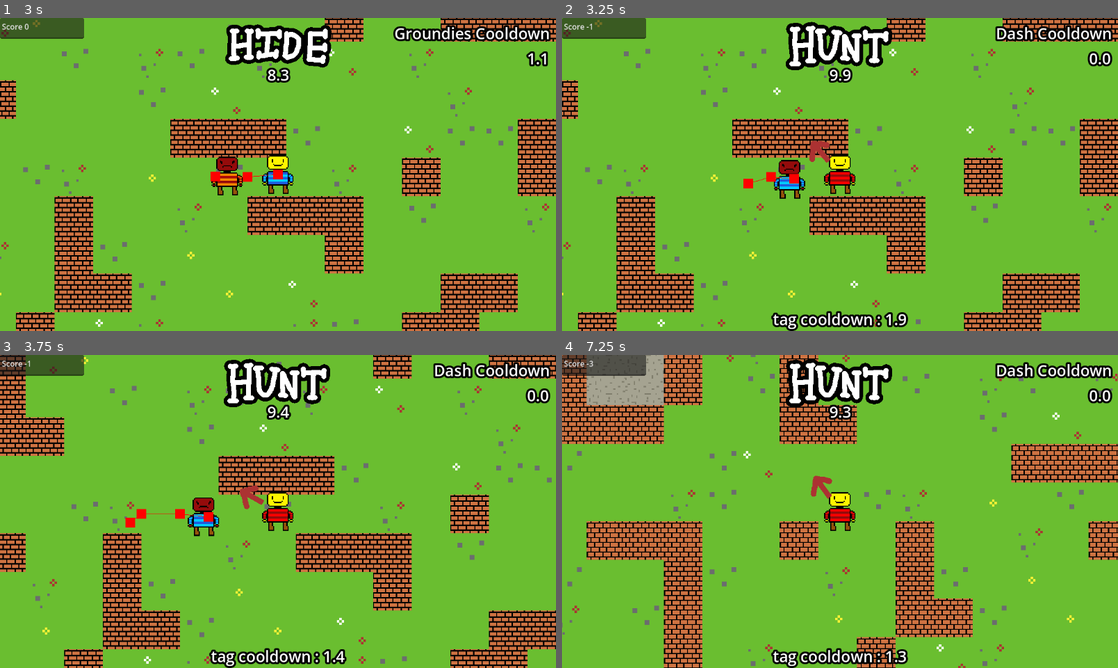
Above: before the commit, frames 1-4 (two rows, left to right).
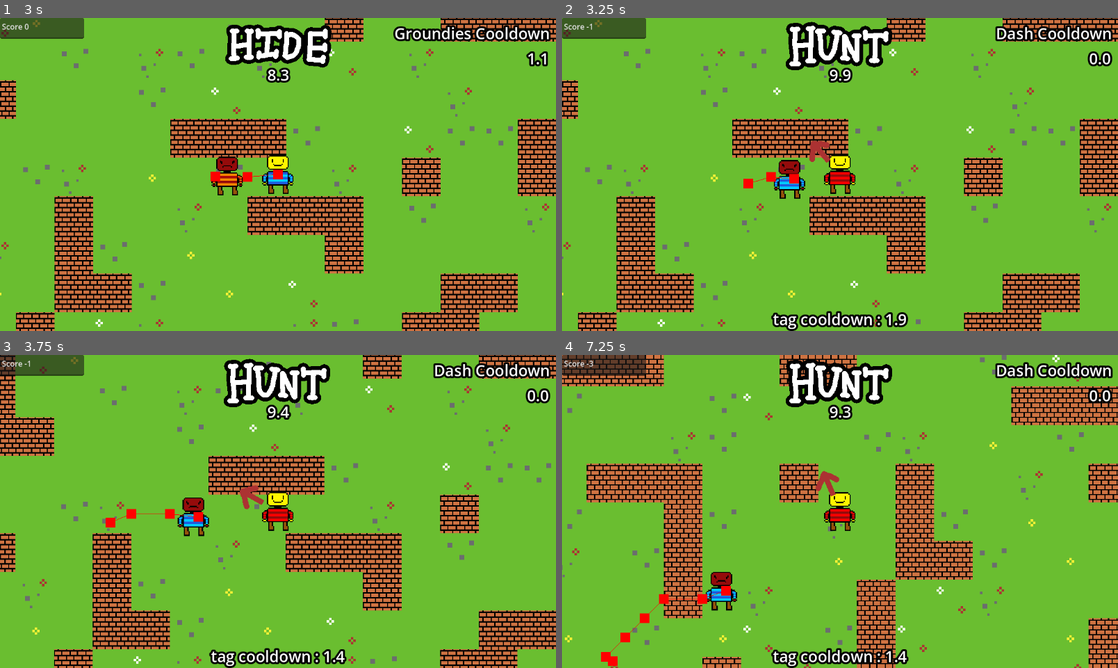
Above: after the commit, the same moments.

Repository: LegoMaster7001/fargo-game-jam-2025
Game: Godot game, scene res://Scenes/main_menu.tscn
Two runs of this game, one before a commit and one after it. Both use one fixed random seed, a clock stepped at 60 frames per second and the inputs below. Sound files missing from this copy of the repository are replaced by a short silence.
Inputs:
- Up to frame 1 (3 s): tap Enter at 0.5 s; hold Right (ui_right) 0.53-1.28 s; hold Space (call_groundies) 0.53-1.28 s; hold Down (ui_down) 1.28-2.03 s; tap E at 1.35, 2.85 s; hold Right (ui_right) 2.03-2.78 s; hold Space (call_groundies) 2.03-2.78 s; hold Up (ui_up) from 2.78 s (still down)
- Up to frame 2 (3.25 s): keep holding Up (ui_up)
- Up to frame 3 (3.75 s): release Up (ui_up) at 3.53 s; hold Left (ui_left) from 3.53 s (still down); hold Space (call_groundies) from 3.53 s (still down)
- Up to frame 4 (7.25 s): tap F (debug_flip_role) at 4.15 s; release Space (call_groundies) at 4.28 s; tap E at 4.35, 5.85 s; release Left (ui_left) at 5.03 s; hold Down (ui_down) 5.03-5.78 s; hold Space (call_groundies) 5.03-5.78 s; hold Right (ui_right) 5.78-6.53 s; hold Up (ui_up) from 6.53 s (still down); hold Space (call_groundies) from 6.53 s (still down)

Frame 1 is identical in both runs. In frame 2, less than 0.1% of the frame differs, in the area x 35-53%, y 44-56%; in frame 3, 13%; in frame 4, 32%, in the area x 0-100%, y 0-100%.

Commit message:
temporarily slow the creature who was tagged

Diff:
--- a/Scripts/Global.gd
+++ b/Scripts/Global.gd
@@ -2,6 +2,7 @@
 
 const GAME_OVER_SCORE_THRESHOLD := 5
 const CHASE_DURATION := 10
+const SLOW_DURATION := 0.5
 
 signal role_changed(old_role: role, role: role, timeout: bool)
 signal score_changed(score: int)
@@ -24,13 +25,20 @@
 	get(): return current_role == role.hunter
 
 var chase_timer := Timer.new()
+var slow_timer := Timer.new()
 
 func _ready() -> void:
 	chase_timer.wait_time = CHASE_DURATION
 	chase_timer.timeout.connect(_on_timeout)
 	add_child(chase_timer)
 
+	slow_timer.wait_time = SLOW_DURATION
+	slow_timer.one_shot = true
+	add_child(slow_timer)
+
 func flip_role(timeout: bool):
+	if not timeout:
+		slow_timer.start()
 	chase_timer.start()
 	var temp = current_role
 	current_role = (current_role + 1) % role.size()
@@ -43,5 +51,4 @@
 	score -= 1
 
 func _on_timeout() -> void:
-	# TODO: deduct a point
 	Global.flip_role(true)
--- a/Scripts/Player.gd
+++ b/Scripts/Player.gd
@@ -17,6 +17,8 @@
 
 func _physics_process(delta: float):
 	velocity = dir * speed
+	if Global.player_is_hunter && Global.slow_timer.time_left > 0:
+		velocity *= 0.5
 	checkDashing()
 
 	move_and_slide()
--- a/Scripts/enemy.gd
+++ b/Scripts/enemy.gd
@@ -80,6 +80,8 @@
 			speed = 95
 		_:
 			speed = 60
+	if Global.player_is_hunted && Global.slow_timer.time_left > 0:
+		speed *= 0.3
 
 func checkIfStuck():
 	if(!stuckTimerIsRunning):
